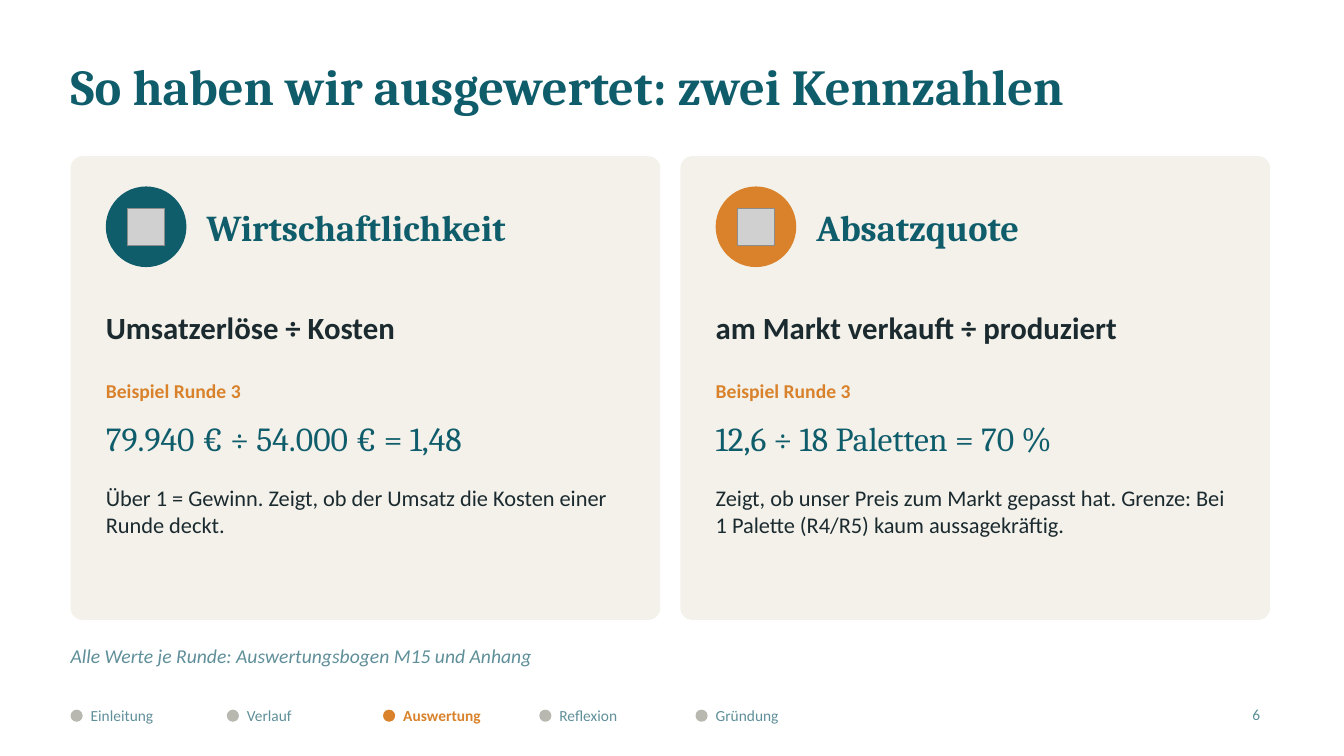
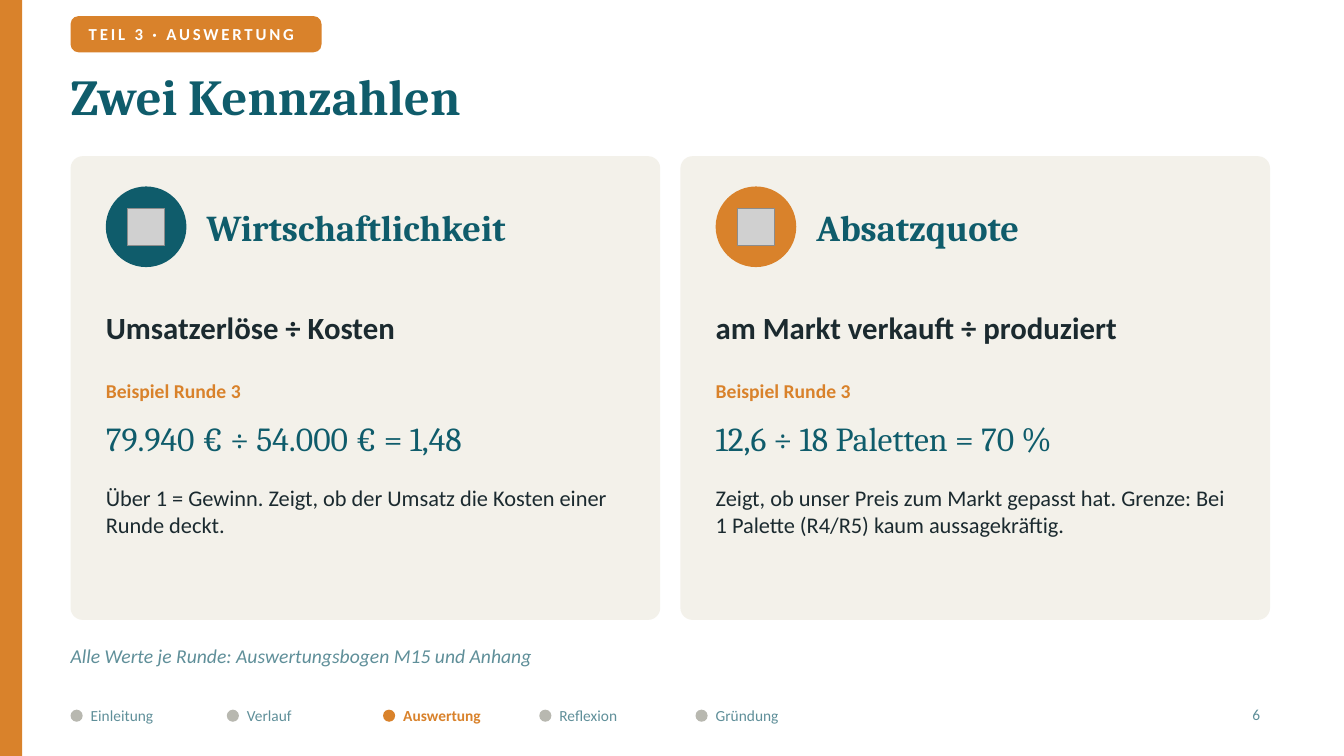
Before and after one commit to jofy0002/claude-workspace, a slide deck: slide 6 of endpraesentation/Elbharz_Endpraesentation.pptx. Drawn at 1344x756 pixels with LibreOffice and Linux fonts; fonts in the diff are those of the drawing; grey boxes stand for pictures. Boxes give left, top, right and bottom in pixels: in the first picture for what was removed or moved away, otherwise in the second. Text is boxed around its words. In the diff, an @@ line names an element or a change of style, - is before the commit and + after.

```diff
--- a/endpraesentation/Elbharz_Endpraesentation.pptx
+++ b/endpraesentation/Elbharz_Endpraesentation.pptx
@@ rectangle added at <box>0,0,22,756</box>, fill #D9822B @@
@@ rounded rectangle added at <box>71,16,322,52</box>, fill #D9822B @@
@@ text added at <box>89,29,294,40</box>, 12 pt, text #FFFFFF, bold @@
+TEIL 3 · AUSWERTUNG
@@ title at <box>71,80,460,116</box>: text changed @@
-So haben wir ausgewertet: zwei Kennzahlen
+Zwei Kennzahlen
```
Also in this commit, not shown: 12 other slides changed, 1 slide added, 4 other files.
